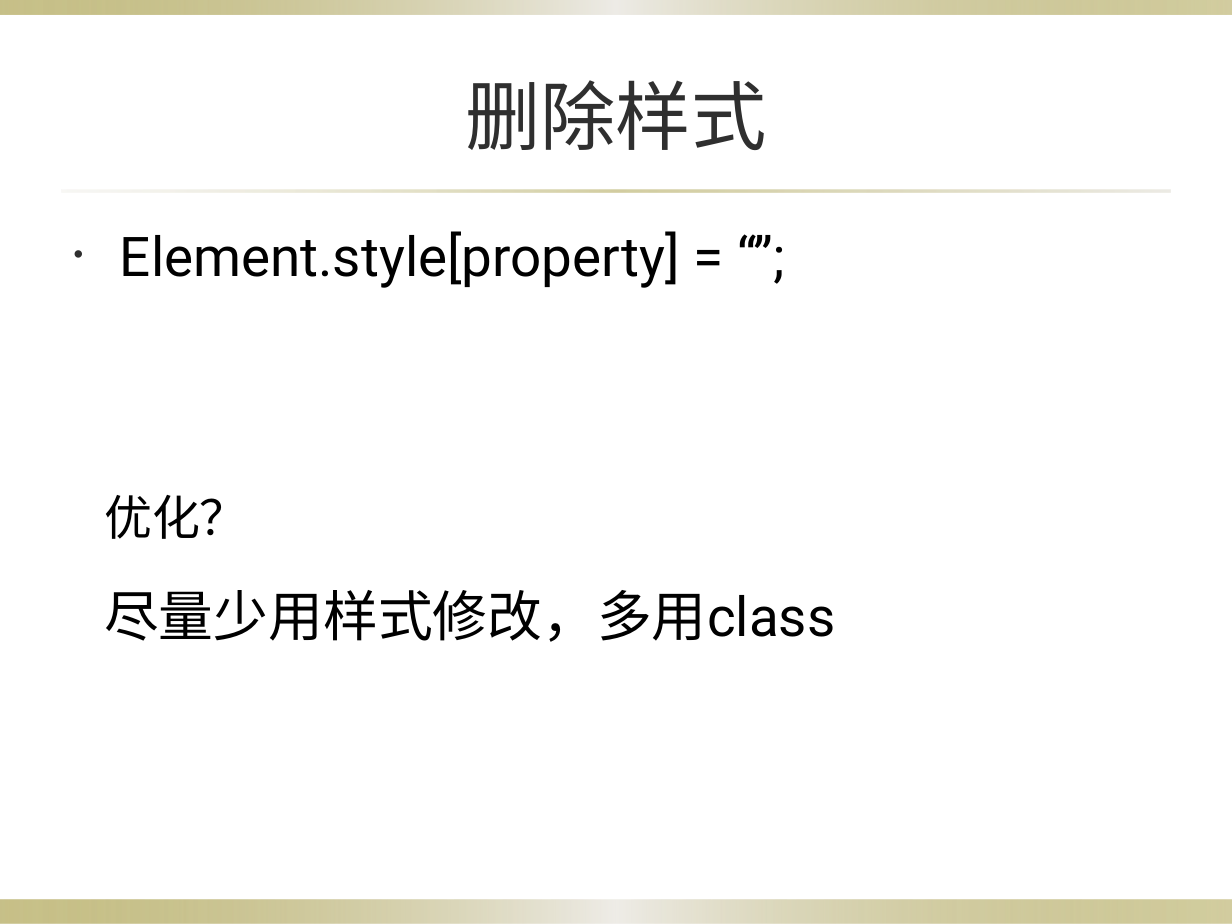
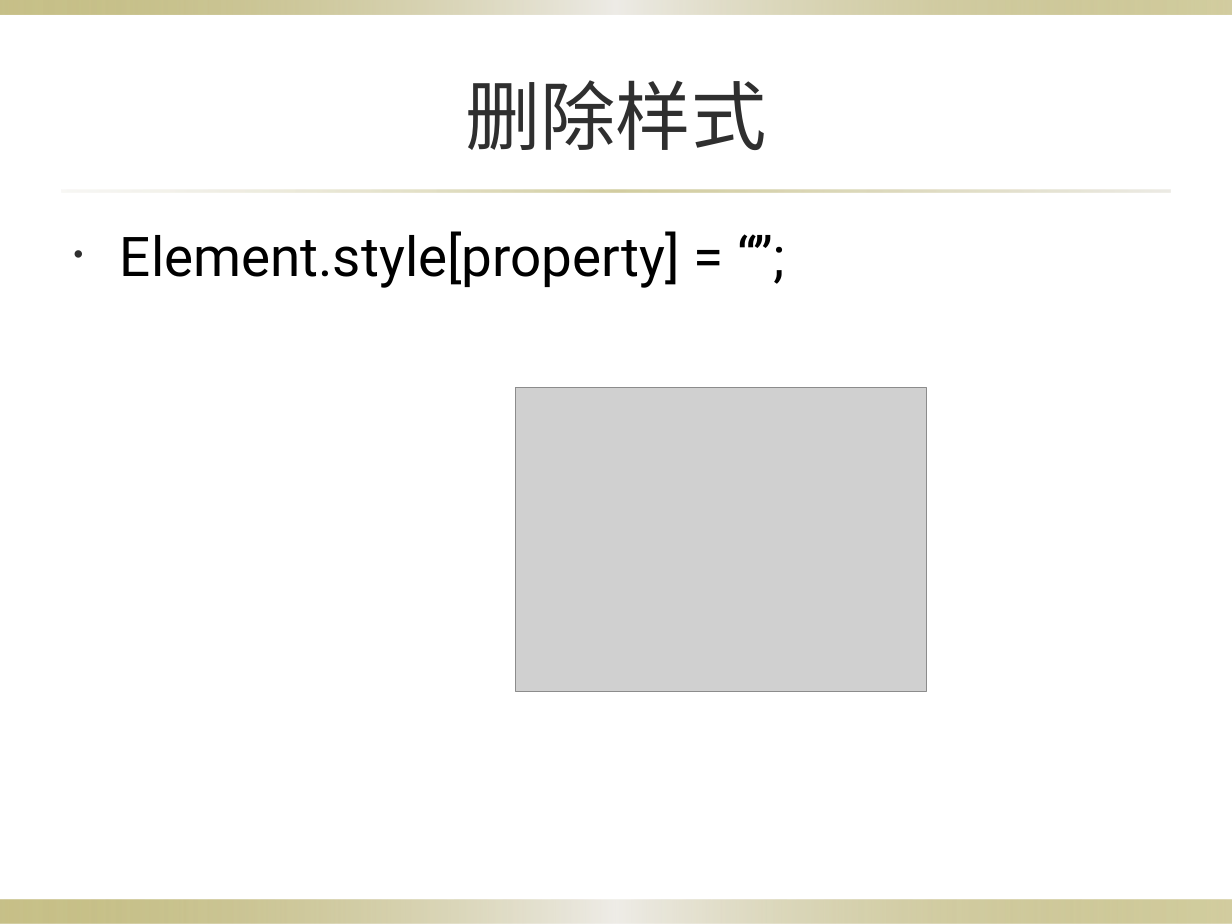
Before and after one commit to yangzcheung/yangzcheung, a slide deck: slide 11 of Dom/HTML DOM（css，event）.pptx (slide 7 before the commit). Drawn at 1232x924 pixels with LibreOffice and Linux fonts; fonts in the diff are those of the drawing; grey boxes stand for pictures; background and template pictures are left out. Boxes give left, top, right and bottom in pixels: in the first picture for what was removed or moved away, otherwise in the second. Text is boxed around its words. In the diff, an @@ line names an element or a change of style, - is before the commit and + after.

```diff
--- a/Dom/HTML DOM（css，event）.pptx
+++ b/Dom/HTML DOM（css，event）.pptx
@@ picture added at (x1=515, y1=388, x2=926, y2=691) @@
@@ text removed at (x1=104, y1=495, x2=835, y2=642) @@
-优化？
-尽量少用样式修改，多用class
```
Also in this commit, not shown: 6 other slides changed, 8 slides added, 2 slides removed, 3 other files.
